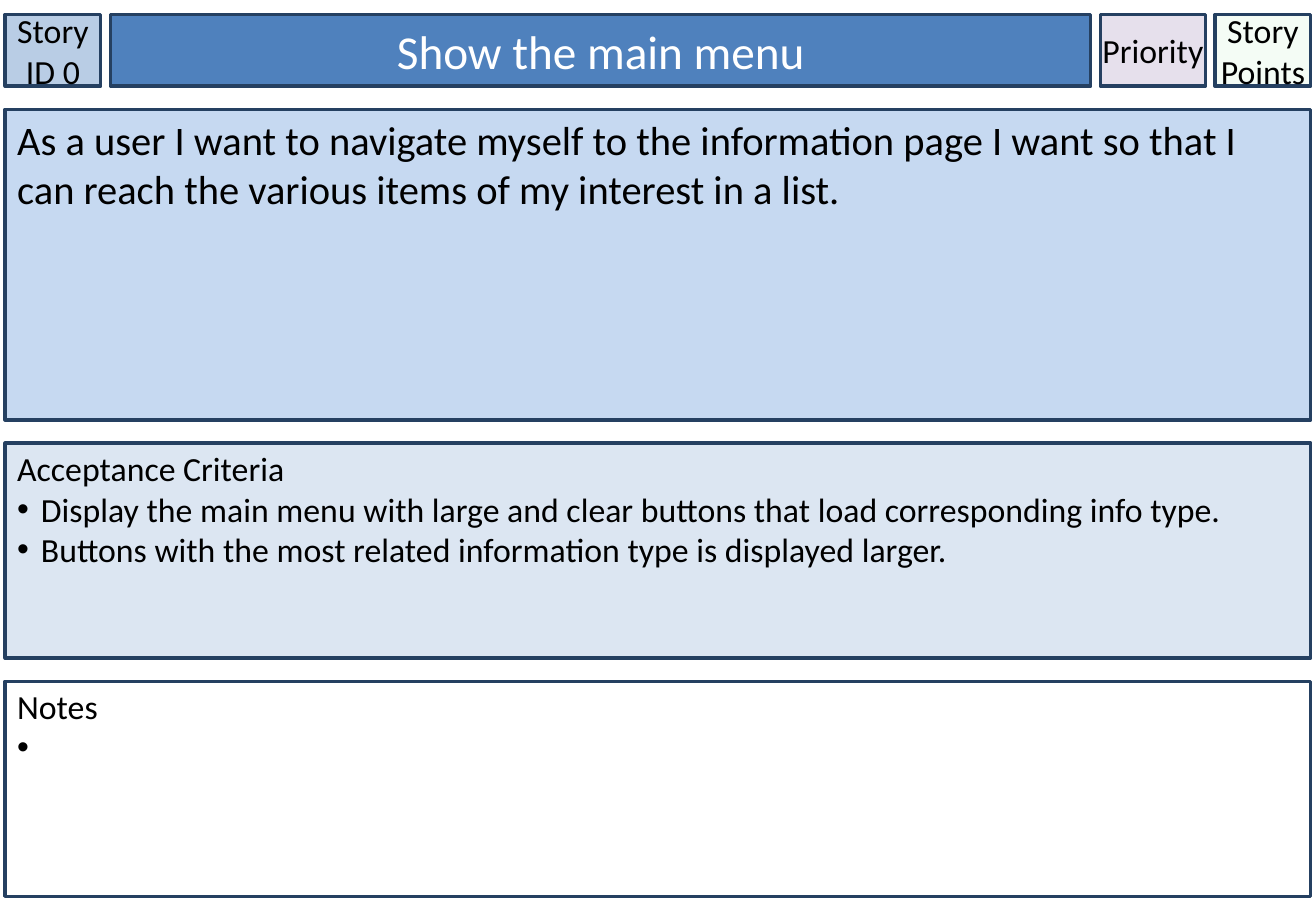
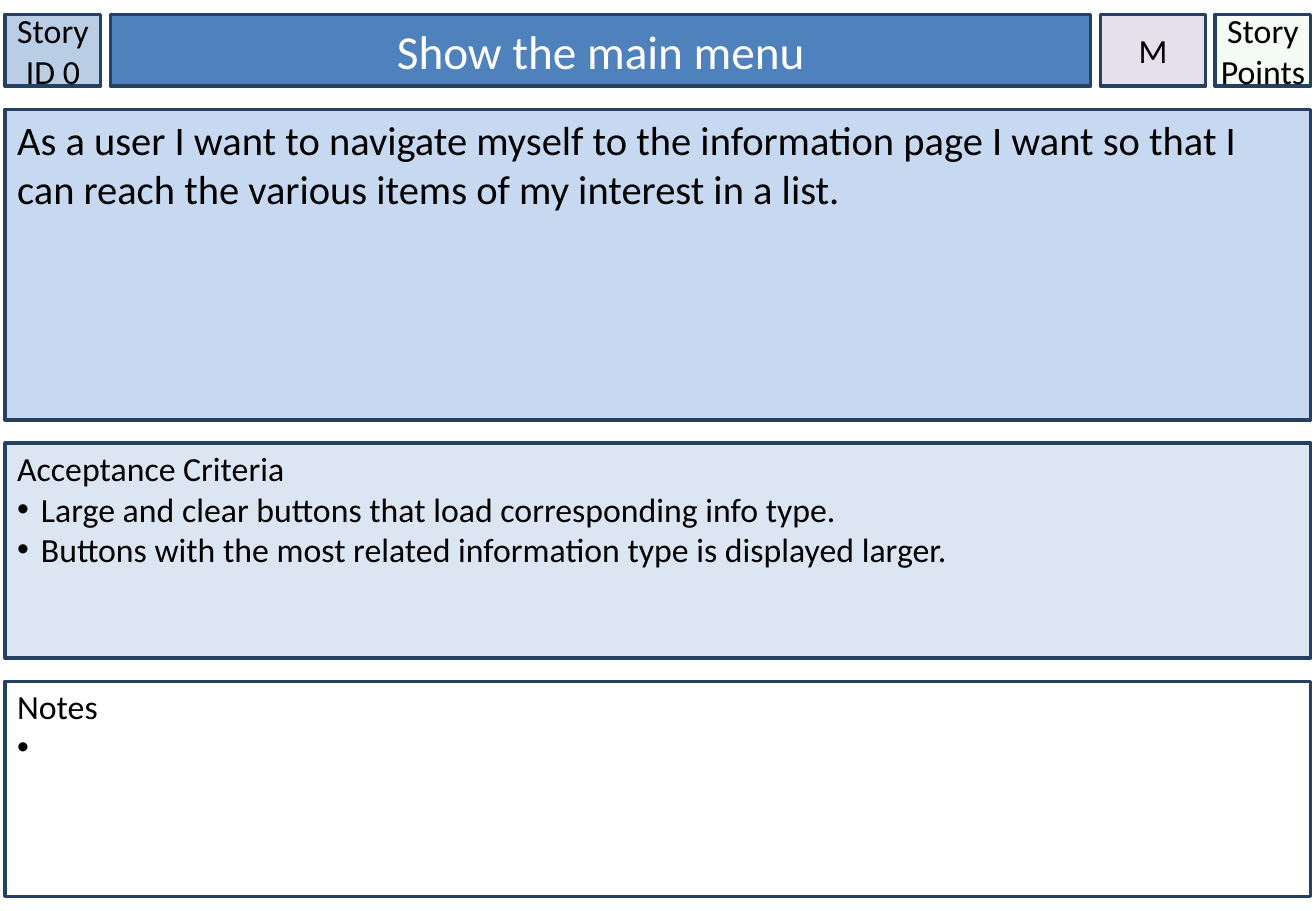
Before and after one commit to douglas-kumar/ifb299, a slide deck: slide 4 of User Stories/Story Cards - Luke.pptx. Drawn at 1316x911 pixels with LibreOffice and Linux fonts; fonts in the diff are those of the drawing. Boxes give left, top, right and bottom in pixels: in the first picture for what was removed or moved away, otherwise in the second. Text is boxed around its words. In the diff, an @@ line names an element or a change of style, - is before the commit and + after.

```diff
--- a/User Stories/Story Cards - Luke.pptx
+++ b/User Stories/Story Cards - Luke.pptx
@@ text in rectangle at (1139,41,1168,63): text changed @@
-Priority
+M
@@ text in rectangle at (41,498,836,528): text changed @@
-• Display the main menu with large and clear buttons that load corresponding info type.
+• Large and clear buttons that load corresponding info type.
```
Also in this commit, not shown: 5 other slides changed, 2 slides added.
